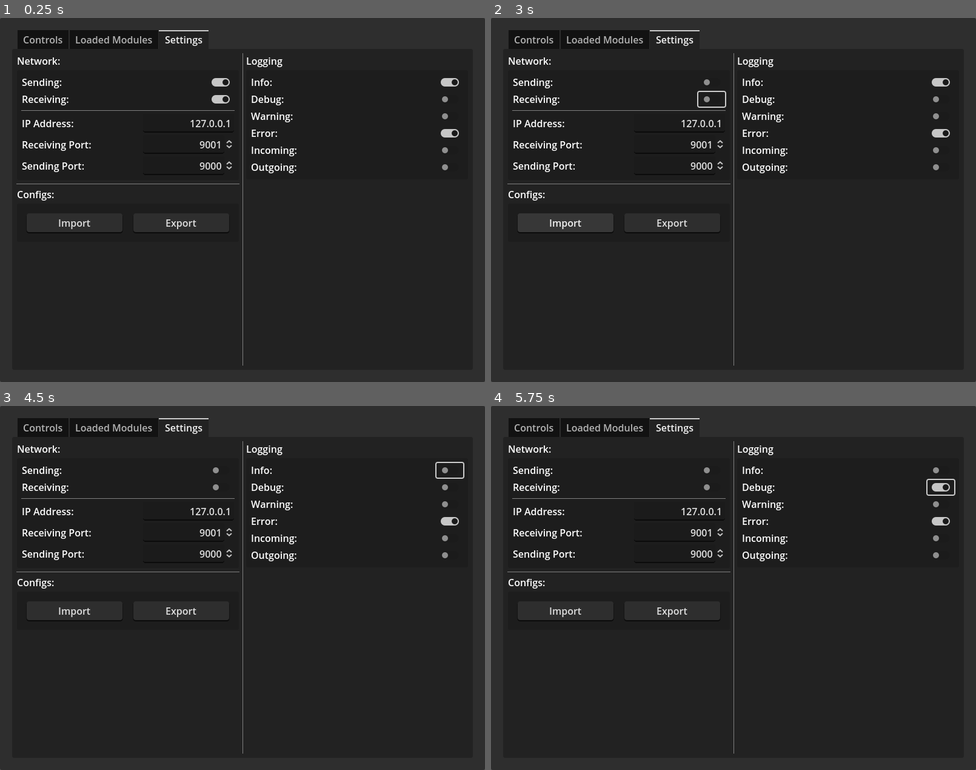
Above: before the commit, frames 1-4 (two rows, left to right).
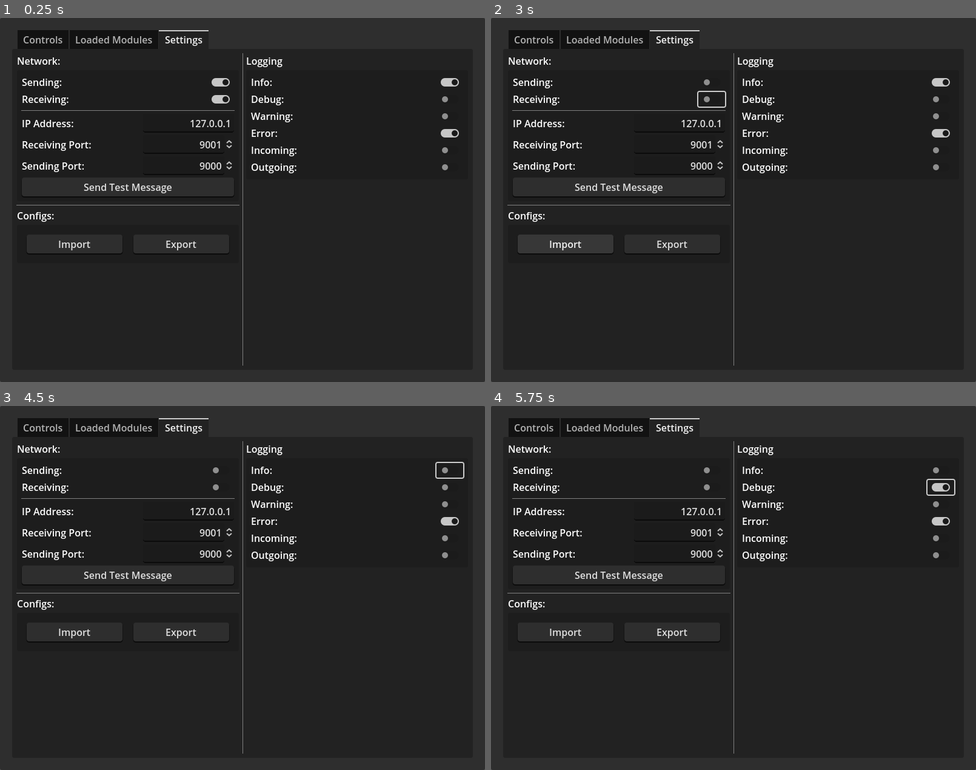
Above: after the commit, the same moments.

Repository: Topodic/CompassOSC
Game: Godot game, scene res://core/CPMOSCManager.tscn
The game is run twice, just before and just after one commit, with the same random seed, the same clock (stepped at 60 frames per second) and the same inputs.
Inputs (mouse positions are in pixels of both pictures, inside the frame that each line leads up to):
- Up to frame 1 (0.25 s): no input
- Up to frame 2 (3 s): click (617, 185) at 0.5 s, where only the run after the commit has a clickable "Send Test Message"; click (714, 83) at 1.25 s; click (714, 98) at 2 s; click "Import" at 2.75 s
- Up to frame 3 (4.5 s): click "Export" at 3.5 s; click (451, 471) at 4.25 s
- Up to frame 4 (5.75 s): click (942, 486) at 5 s

The runs differ from the first frame. In frame 1, 0.7% of the frame differs, in the area x 3-50%, y 45-64%; in frame 2, 1.5%; in frame 3, 0.7%; in frame 4, 0.7%.

Commit message:
Add button to send a test message via OSC to help verify connection

Diff:
--- a/core/CPMOSCManager.gd
+++ b/core/CPMOSCManager.gd
@@ -21,6 +21,7 @@
 @onready var _ip_address_entry = %IPAddress
 @onready var _receiving_port_entry = %ReceivingPort
 @onready var _sending_port_entry = %SendingPort
+@onready var _test_message_button = %TestButton
 
 @onready var _import_button = %ImportButton
 @onready var _export_button = %ExportButton
@@ -117,6 +118,7 @@
 	_ip_address_entry.text_submitted.connect(_ip_address_changed)
 	_receiving_port_entry.value_changed.connect(_receiving_port_changed)
 	_sending_port_entry.value_changed.connect(_sending_port_changed)
+	_test_message_button.pressed.connect(func(): _client.send_message("/", "Compass is connected!"))
 
 	_import_button.pressed.connect(_import_dialog.popup)
 	_export_button.pressed.connect(_export_dialog.popup)
--- a/core/CPMOSCManager.tscn
+++ b/core/CPMOSCManager.tscn
@@ -3,6 +3,32 @@
 [ext_resource type="Script" path="res://core/CPMOSCManager.gd" id="1_vax1h"]
 [ext_resource type="Script" path="res://addons/godOSC/scripts/OSCServer.gd" id="2_tt6q6"]
 [ext_resource type="Script" path="res://addons/godOSC/scripts/OSCClient.gd" id="3_okd4r"]
+
+[sub_resource type="StyleBoxFlat" id="StyleBoxFlat_ae4dv"]
+content_margin_left = 8.0
+content_margin_top = 4.0
+content_margin_right = 8.0
+content_margin_bottom = 4.0
+bg_color = Color(0.247059, 0.247059, 0.247059, 1)
+corner_radius_top_left = 4
+corner_radius_top_right = 4
+corner_radius_bottom_right = 4
+corner_radius_bottom_left = 4
+shadow_size = 1
+shadow_offset = Vector2(0, 1.5)
+
+[sub_resource type="StyleBoxFlat" id="StyleBoxFlat_2r3y0"]
+content_margin_left = 8.0
+content_margin_top = 4.0
+content_margin_right = 8.0
+content_margin_bottom = 4.0
+bg_color = Color(0.215686, 0.215686, 0.215686, 1)
+corner_radius_top_left = 4
+corner_radius_top_right = 4
+corner_radius_bottom_right = 4
+corner_radius_bottom_left = 4
+shadow_size = 1
+shadow_offset = Vector2(0, 1.5)
 
 [sub_resource type="StyleBoxFlat" id="StyleBoxFlat_dr7b6"]
 content_margin_left = 8.0
@@ -17,32 +43,6 @@
 shadow_size = 1
 shadow_offset = Vector2(0, 1.5)
 
-[sub_resource type="StyleBoxFlat" id="StyleBoxFlat_2r3y0"]
-content_margin_left = 8.0
-content_margin_top = 4.0
-content_margin_right = 8.0
-content_margin_bottom = 4.0
-bg_color = Color(0.215686, 0.215686, 0.215686, 1)
-corner_radius_top_left = 4
-corner_radius_top_right = 4
-corner_radius_bottom_right = 4
-corner_radius_bottom_left = 4
-shadow_size = 1
-shadow_offset = Vector2(0, 1.5)
-
-[sub_resource type="StyleBoxFlat" id="StyleBoxFlat_ae4dv"]
-content_margin_left = 8.0
-content_margin_top = 4.0
-content_margin_right = 8.0
-content_margin_bottom = 4.0
-bg_color = Color(0.247059, 0.247059, 0.247059, 1)
-corner_radius_top_left = 4
-corner_radius_top_right = 4
-corner_radius_bottom_right = 4
-corner_radius_bottom_left = 4
-shadow_size = 1
-shadow_offset = Vector2(0, 1.5)
-
 [node name="CPMOSCManager" type="Node"]
 script = ExtResource("1_vax1h")
 
@@ -79,6 +79,7 @@
 theme_override_constants/margin_top = 8
 theme_override_constants/margin_right = 8
 theme_override_constants/margin_bottom = 8
+metadata/_tab_index = 0
 
 [node name="ScrollContainer" type="ScrollContainer" parent="Interface/MarginContainer/TabContainer/Controls"]
 layout_mode = 2
@@ -96,6 +97,7 @@
 theme_override_constants/margin_top = 8
 theme_override_constants/margin_right = 8
 theme_override_constants/margin_bottom = 8
+metadata/_tab_index = 1
 
 [node name="ScrollContainer" type="ScrollContainer" parent="Interface/MarginContainer/TabContainer/Loaded Modules"]
 layout_mode = 2
@@ -111,6 +113,7 @@
 theme_override_constants/margin_top = 8
 theme_override_constants/margin_right = 8
 theme_override_constants/margin_bottom = 8
+metadata/_tab_index = 2
 
 [node name="HBoxContainer" type="HBoxContainer" parent="Interface/MarginContainer/TabContainer/Settings"]
 layout_mode = 2
@@ -224,6 +227,16 @@
 rounded = true
 alignment = 2
 
+[node name="TestButton" type="Button" parent="Interface/MarginContainer/TabContainer/Settings/HBoxContainer/VBoxContainer/PanelContainer/MarginContainer/VBoxContainer"]
+unique_name_in_owner = true
+layout_mode = 2
+size_flags_horizontal = 3
+focus_mode = 0
+theme_override_styles/focus = SubResource("StyleBoxFlat_ae4dv")
+theme_override_styles/hover = SubResource("StyleBoxFlat_2r3y0")
+theme_override_styles/normal = SubResource("StyleBoxFlat_dr7b6")
+text = "Send Test Message"
+
 [node name="HSeparator" type="HSeparator" parent="Interface/MarginContainer/TabContainer/Settings/HBoxContainer/VBoxContainer"]
 layout_mode = 2
 
@@ -249,9 +262,9 @@
 layout_mode = 2
 size_flags_horizontal = 3
 focus_mode = 0
+theme_override_styles/focus = SubResource("StyleBoxFlat_ae4dv")
+theme_override_styles/hover = SubResource("StyleBoxFlat_2r3y0")
 theme_override_styles/normal = SubResource("StyleBoxFlat_dr7b6")
-theme_override_styles/hover = SubResource("StyleBoxFlat_2r3y0")
-theme_override_styles/focus = SubResource("StyleBoxFlat_ae4dv")
 text = "Import"
 
 [node name="Control" type="Control" parent="Interface/MarginContainer/TabContainer/Settings/HBoxContainer/VBoxContainer/PanelContainer2/MarginContainer/HBoxContainer"]
@@ -263,9 +276,9 @@
 layout_mode = 2
 size_flags_horizontal = 3
 focus_mode = 0
+theme_override_styles/focus = SubResource("StyleBoxFlat_ae4dv")
+theme_override_styles/hover = SubResource("StyleBoxFlat_2r3y0")
 theme_override_styles/normal = SubResource("StyleBoxFlat_dr7b6")
-theme_override_styles/hover = SubResource("StyleBoxFlat_2r3y0")
-theme_override_styles/focus = SubResource("StyleBoxFlat_ae4dv")
 text = "Export
 "
 
@@ -378,7 +391,7 @@
 
 [node name="ExportDialog" type="FileDialog" parent="."]
 initial_position = 1
-size = Vector2i(972, 159)
+size = Vector2i(972, 175)
 access = 2
 filters = PackedStringArray("*.zip")
 use_native_dialog = true
